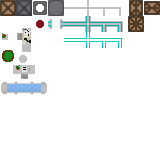
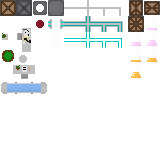
Revision of a layered 160px x 160px image; what changed, layer by layer:
painted on "Visible" over [131, 19, 158, 79]
